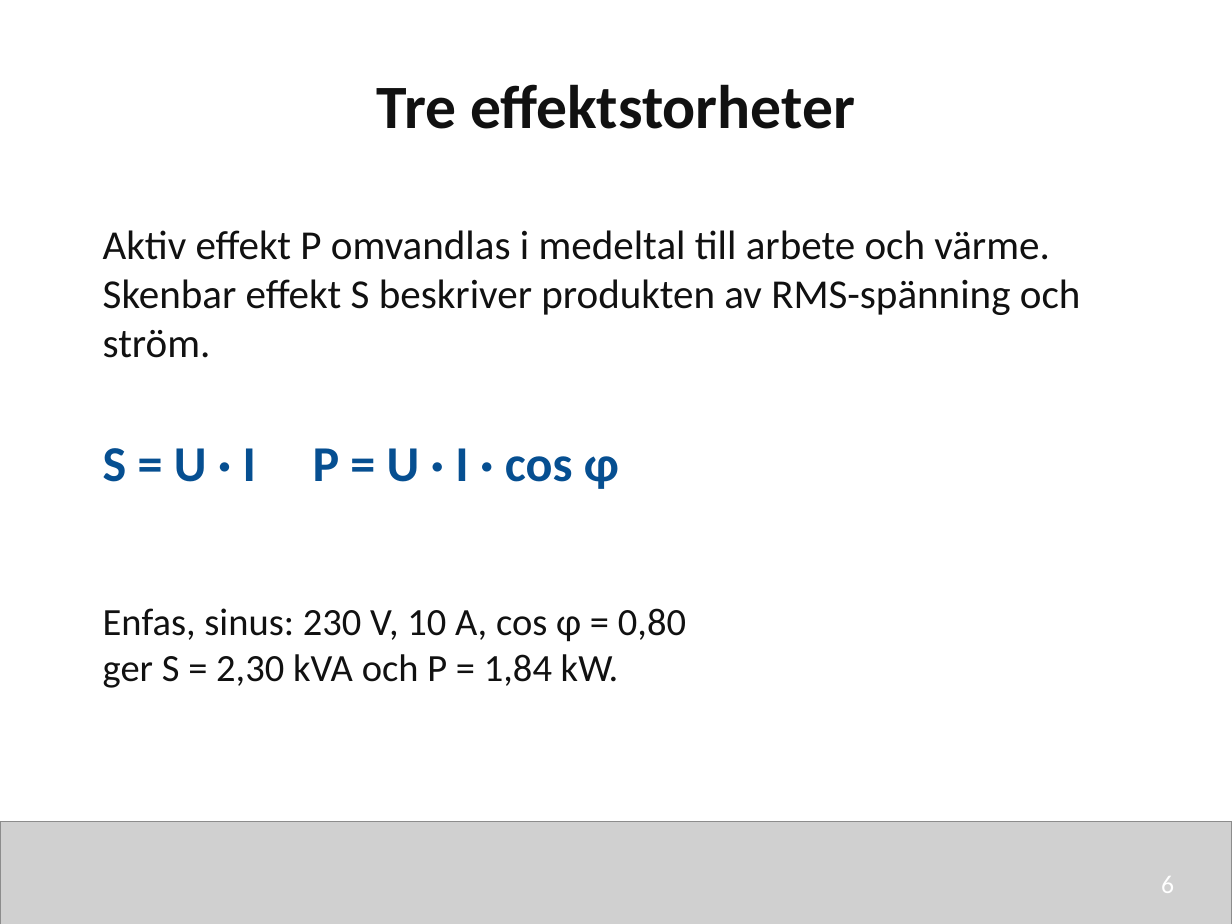
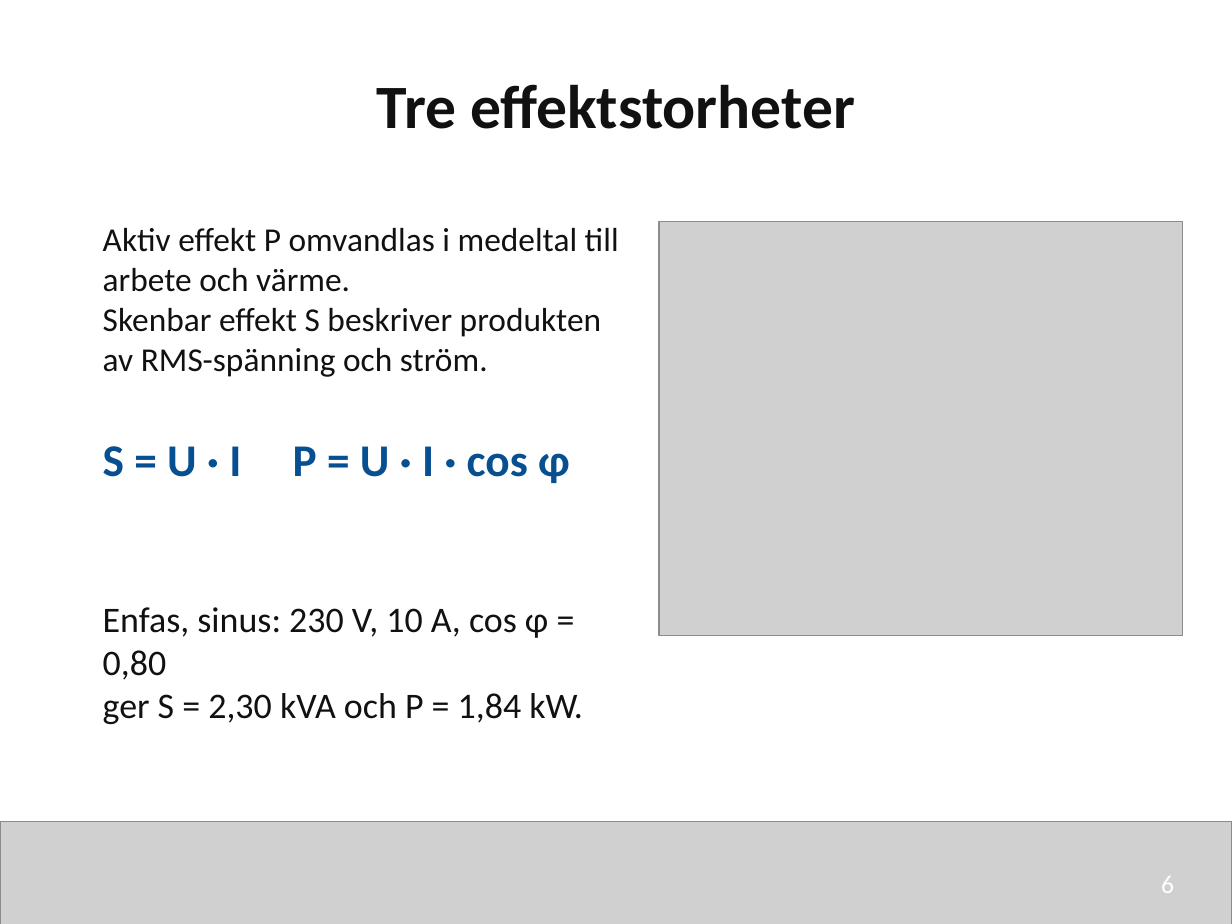
Before and after one commit to nj22az/nj22az.github.io, a slide deck: slide 6 of sjoskolan/vecka-40/aktuell/v40_03_Effekt_i_vaxelstromskretsar_elev.pptx. Drawn at 1232x924 pixels with LibreOffice and Linux fonts; fonts in the diff are those of the drawing; grey boxes stand for pictures. Boxes give left, top, right and bottom in pixels: in the first picture for what was removed or moved away, otherwise in the second. Text is boxed around its words. In the diff, an @@ line names an element or a change of style, - is before the commit and + after.

```diff
--- a/sjoskolan/vecka-40/aktuell/v40_03_Effekt_i_vaxelstromskretsar_elev.pptx
+++ b/sjoskolan/vecka-40/aktuell/v40_03_Effekt_i_vaxelstromskretsar_elev.pptx
@@ text "Aktiv effekt P omvandlas i ..." at bbox=[103, 228, 619, 377]: size 24 to 19.5 pt @@
@@ picture added at bbox=[659, 222, 1183, 636] @@
@@ text "S = U · I ..." at bbox=[103, 446, 570, 483]: size 29.2 to 26.5 pt @@
@@ text "Enfas, sinus: 230 V, 10 ..." at bbox=[103, 607, 583, 724]: size 22.5 to 21 pt @@
```
Also in this commit, not shown: 13 other slides changed, 17 other files.
